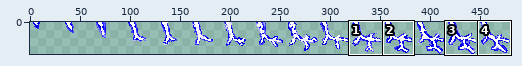
Two states of a sprite sheet, assets/cards/bolt.png. The picture above shows the old version from afar; the outline marks the close-up.
Close-up. Old version:
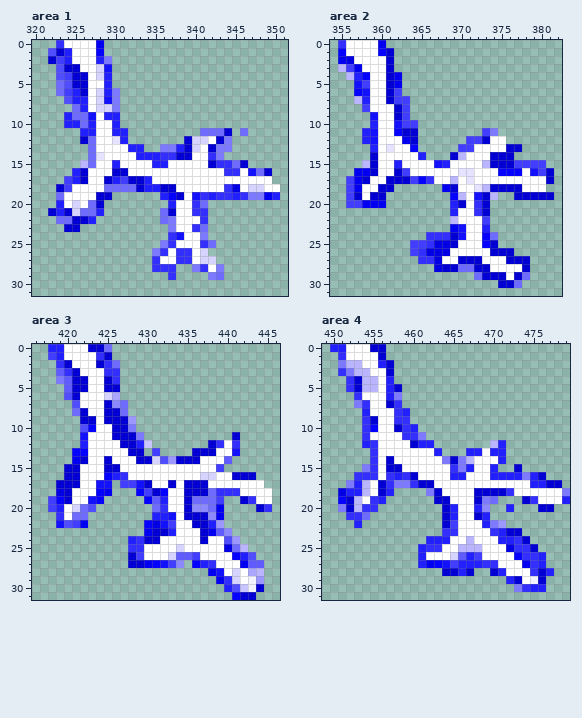
The file is 480x32 pixels. Shown: area 1: x 320..351, y 0..31; area 2: x 354..382, y 0..31; area 3: x 416..446, y 0..31; area 4: x 449..479, y 0..31. The commit also changed other parts of the picture, which this record leaves out.
Once edited:
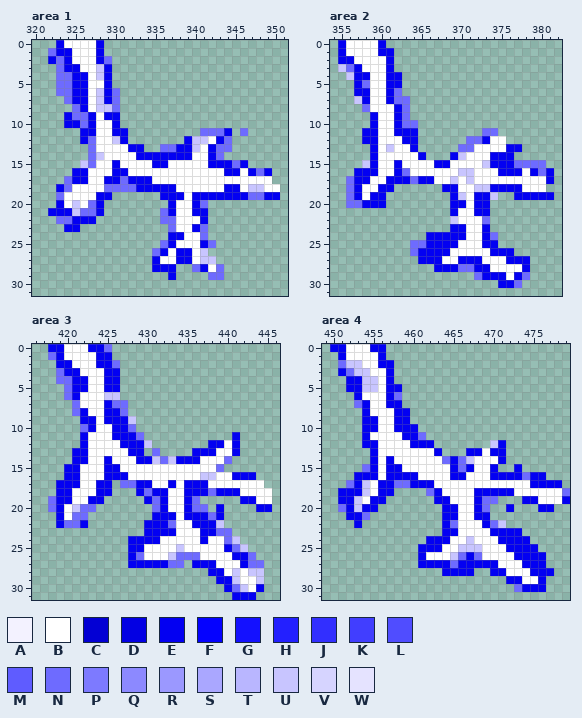
Palette (. is transparent): A #f3f2ff  B #ffffff  C #0300d4  D #0300e3  E #0300f2  F #0502ff  G #1411ff  H #2320ff  J #322fff  K #413eff  L #504dff  M #5f5cff  N #6e6bff  P #7d7aff  Q #8c89ff  R #9b98ff  S #aaa7ff  T #b9b6ff  U #c8c5ff  V #d6d4ff  W #e5e3ff
What changed:
Area 1:
y 0: x 323 J -> E
y 1: x 322..324 LCH -> NEE; x 328 F -> E
y 2: x 322..324 CKH -> ENE; x 328..329 HP -> EN
y 3: x 323..325 LCC -> NEE; x 328..329 VG -> UE
y 4: x 323..326 LKCC -> NNEE; x 328..329 VH -> UE
y 5: x 324..326 LCC -> NEE; x 329 H -> E
y 6: x 324..326 KHC -> NEE; x 328..330 VHP -> UEN
y 7: x 324..326 LHH -> NEE; x 328..330 VGP -> UEN
y 8: x 326 H -> E; x 328..330 VVP -> UUN
y 9: x 324 H -> E; x 327 G -> E; x 329..330 HH -> EE
y 10: x 324..325 HH -> EE; x 327 H -> E; x 330 H -> E
y 11: x 326..327 HH -> EE; x 330..331 HH -> EE; x 344 C -> E
y 12: x 326 C -> E; x 330..331 WH -> UE; x 339..341 CVV -> EUU; x 343..344 CP -> EN
y 13: x 332..333 HH -> EE; x 336..340 PPHCV -> NNEEU; x 342..344 CPP -> ENN
y 14: x 328 W -> U; x 333..339 HHHJJCC -> EEEEEEE; x 342..343 JP -> EN
y 15: x 326 T -> U; x 330 H -> E; x 335..336 HH -> EE; x 342..344 CJJ -> EEE; x 346 C -> E
y 16: x 325..326 HC -> EE; x 330..331 CC -> EE; x 344..345 JJ -> EE; x 347 G -> E; x 349 C -> E
y 17: x 324..326 KHC -> NEE; x 329..334 CHKCCH -> EENEEE
y 18: x 323..324 CK -> EN; x 333..337 CHHCC -> EEEEE; x 344..345 JD -> EE; x 347..348 VV -> UU
y 19: x 328..329 CC -> EE; x 336..338 HFC -> EEE; x 340..348 GJHJJHJPP -> EEEEEEENN; x 350 H -> E
y 20: x 323 H -> E; x 325 V -> U; x 328 C -> E; x 337 H -> E; x 340 J -> E
y 21: x 322..325 CHCV -> EEEU; x 328 H -> E; x 337 C -> E; x 340..341 JJ -> EE
y 22: x 325..327 CCH -> EEE; x 337 P -> N; x 341 J -> E
y 23: x 324..325 CC -> EE; x 337 P -> N; x 340 J -> E
y 24: x 337..338 JG -> EE; x 341 P -> N
y 25: x 336..337 PJ -> NE; x 341 J -> E
y 26: x 335..336 PJ -> NE; x 338..339 JJ -> EE; x 341 V -> U
y 27: x 335 J -> E; x 338..339 JJ -> EE; x 341..342 VV -> UU
y 28: x 335..337 JJJ -> EEE; x 340..341 PJ -> NE; x 343 P -> N
y 29: x 337 J -> E; x 342 P -> N
Area 2:
y 0: x 355 J -> E
y 1: x 355 F -> E; x 360..361 FC -> EE
y 2: x 356 D -> E; x 361 C -> E
y 3: x 355..356 TK -> UN; x 361 C -> E
y 4: x 356..358 THF -> UEE; x 361 C -> E
y 5: x 357..358 GK -> EN; x 361 C -> E
y 6: x 357..358 FG -> EE; x 361..362 CK -> EN
y 7: x 357..358 TH -> UE; x 361..363 CKK -> ENN
y 8: x 358 K -> N; x 362..363 CK -> EN
y 9: x 359 G -> E; x 362..363 CK -> EN
y 10: x 359 H -> E; x 362..364 GKK -> ENN
y 11: x 358..359 HG -> EE; x 362..364 FCC -> EEE; x 373..374 KP -> NN
y 12: x 358..359 HG -> EE; x 364 C -> E; x 371..373 KKC -> NNE
y 13: x 359 H -> E; x 361 W -> U; x 364 F -> E; x 370..371 KK -> NN; x 376..377 CC -> EE
y 14: x 359 C -> E; x 365 H -> E; x 369..370 CT -> EU; x 374..376 CCC -> EEE
y 15: x 358..359 TC -> UE; x 362 H -> E; x 367..368 GH -> EE; x 373..380 TCCCKKKK -> UEEENNNN
y 16: x 359 C -> E; x 362..363 CK -> EN; x 370..371 WW -> UU; x 375..377 FFF -> EEE; x 379..381 GKC -> ENE
y 17: x 356 K -> N; x 358 C -> E; x 361..366 CCCKFJ -> EEENEE; x 369 T -> U; x 371 W -> U; x 381 C -> E
y 18: x 356 K -> N; x 360..361 CC -> EE; x 369 C -> E; x 372..377 WTCCCC -> UUEEEE
y 19: x 356..357 KC -> NE; x 359..360 CC -> EE; x 369..370 FT -> EU; x 372..374 GCT -> EEU; x 377..381 CCCCC -> EEEEE
y 20: x 356..357 KK -> NN; x 369..370 HC -> EE; x 372..373 JC -> EE
y 21: x 369 H -> E; x 372..373 JC -> EE
y 22: x 369 T -> U; x 373 K -> N
y 23: x 370 G -> E; x 373 H -> E
y 24: x 366..370 JJJCG -> EEEEE; x 373 F -> E
y 25: x 364..369 KKJDDC -> NNEEEE; x 373..374 FC -> EE
y 26: x 364..368 KJDDD -> NEEEE; x 374..376 CCC -> EEE
y 27: x 365..367 JJD -> EEE; x 370..372 CCC -> EEE; x 376..378 CCC -> EEE
y 28: x 367..369 DCC -> EEE; x 372..373 CC -> EE; x 378 C -> E
y 29: x 373..375 CCC -> EEE; x 377 C -> E
y 30: x 375..376 CC -> EE
Area 3:
y 0: x 418..419 HH -> EE; x 423..424 CC -> EE
y 1: x 418..419 KH -> NE; x 424..425 JC -> EE
y 2: x 419..420 JC -> EE; x 424..425 CJ -> EE
y 3: x 419..421 MJC -> NEE; x 425..426 JJ -> EE
y 4: x 419..422 PMCC -> NNEE; x 425..426 CJ -> EE
y 5: x 420..422 MCC -> NEE; x 425..426 CC -> EE
y 6: x 420..421 LC -> NE; x 425..426 VS -> UU
y 7: x 421 L -> N; x 425..426 CQ -> EN
y 8: x 422 C -> E; x 425..426 CC -> EE
y 9: x 422..423 CC -> EE; x 425..428 CCCR -> EEEU
y 10: x 422..423 LF -> NE; x 426..428 CCP -> EEN
y 11: x 422 G -> E; x 426..429 CCCP -> EEEN; x 441 C -> E
y 12: x 422 H -> E; x 427..429 CCH -> EEE; x 438..439 CJ -> EE; x 441 J -> E
y 13: x 421..422 FF -> EE; x 428..429 CC -> EE; x 431 K -> N; x 436..438 CCC -> EEE; x 441 G -> E
y 14: x 422 C -> E; x 425 C -> E; x 429..436 CCVLRCCC -> EEUNUEEE; x 440 M -> N
y 15: x 420..421 CC -> EE; x 425..426 CC -> EE; x 439 K -> N
y 16: x 420..421 CC -> EE; x 425..427 FHJ -> EEE; x 437..438 VV -> UU; x 441..443 CCC -> EEE
y 17: x 419..421 CCC -> EEE; x 424..425 GG -> EE; x 427..430 KKGC -> NNEE; x 433 C -> E; x 435..437 CCC -> EEE
y 18: x 419..420 DC -> EE; x 424 F -> E; x 429..432 FKCF -> ENEE; x 435..437 CCC -> EEE; x 439..441 JJJ -> EEE
y 19: x 418..420 KFC -> NEE; x 423..424 GF -> EE; x 430..432 FMH -> ENE; x 435 C -> E; x 437..439 NNK -> ...; x 442..443 CJ -> EE
y 20: x 418..419 KH -> NE; x 421 V -> U; x 423 L -> N; x 432 J -> E; x 435..438 CQQN -> ENN.; x 444..445 CJ -> EE
y 21: x 419 J -> E; x 431..433 HHG -> EEE; x 435..438 CCCQ -> EEEN
y 22: x 419..421 GLK -> ENN; x 430..433 FDGK -> EEEN; x 436..439 CCHR -> EEEU
y 23: x 431..433 CCH -> EEE; x 437 C -> E; x 439..440 MQ -> NN
y 24: x 428..431 HJCC -> EEEE; x 437 C -> E; x 440..441 LR -> NU
y 25: x 428..429 JJ -> EE; x 434 V -> U; x 440 D -> E; x 442 T -> U
y 26: x 428..429 CK -> EN; x 433..436 VMMK -> UNNN; x 441..443 FHL -> EEN
y 27: x 428..429 CC -> EE; x 431..434 FGKQ -> EENN; x 436..438 FHJ -> EEE; x 443..444 MM -> NN
y 28: x 439 G -> E; x 441 V -> U; x 443..444 ST -> UU
y 29: x 440..441 JV -> EU; x 443..444 AR -> BU
y 30: x 440..441 HL -> EN; x 443..444 AC -> BE
y 31: x 441..443 FCC -> EEE
Area 4:
y 0: x 450..451 HH -> EE; x 455..456 CC -> EE
y 1: x 451 J -> E; x 456 C -> E
y 2: x 451..453 PTT -> NUU; x 456..457 HC -> EE
y 3: x 451..454 JPTT -> ENUU; x 457 C -> E
y 4: x 452..455 JCTT -> EEUU; x 457 H -> E
y 5: x 452..455 JCTT -> EEUU; x 457..458 HC -> EE
y 6: x 453 J -> E; x 457..458 HP -> EN
y 7: x 453..454 PJ -> NE; x 457..458 CJ -> EE
y 8: x 454 H -> E; x 458..459 JH -> EE
y 9: x 454..455 JC -> EE; x 458..459 JJ -> EE
y 10: x 454..455 JF -> EE; x 458..460 CJH -> EEE
y 11: x 454 J -> E; x 459..461 JJP -> EEN
y 12: x 454..455 HJ -> EE; x 460..462 CHH -> EEE; x 470..471 TH -> UE
y 13: x 455 J -> E; x 463 H -> E; x 467..468 HH -> EE; x 470..471 HH -> EE
y 14: x 455 J -> E; x 457 C -> E; x 464..467 PCPT -> NENU; x 471 H -> E
y 15: x 454..455 PJ -> NE; x 457..458 CC -> EE; x 465..467 JPH -> ENE; x 470 H -> E; x 473 C -> E
y 16: x 453..455 JJJ -> EEE; x 457..460 JHJC -> EEEE; x 465..466 HH -> EE; x 470..476 HHHHPHC -> EEEENEE
y 17: x 452..454 PHT -> NEU; x 456..462 CJPPJCC -> EENNEEE; x 475..478 HHCC -> EEEE
y 18: x 451..454 DHHT -> EEEU; x 456..457 CH -> EE; x 462..463 PC -> NE; x 468..472 CCCCJ -> EEEEE; x 479 P -> N
y 19: x 451..453 FCT -> EEU; x 455..456 JH -> EE; x 463..464 CC -> EE; x 468..469 CP -> EN; x 474..475 CJ -> EE; x 479 H -> E
y 20: x 451..455 PCTJJ -> NEUEE; x 464..465 CH -> EE; x 468..469 HQ -> EN; x 472 H -> E; x 476..477 CC -> EE
y 21: x 452..453 JJ -> EE; x 464..465 CH -> EE; x 468..469 CH -> EE
y 22: x 453 H -> E; x 464..465 CK -> EN; x 469..471 HPR -> ENU
y 23: x 464..465 JJ -> EE; x 470..473 JHCC -> EEEE
y 24: x 462..464 HHH -> EEE; x 467 T -> U; x 471..474 HHJC -> EEEE
y 25: x 461..463 HJJ -> EEE; x 466..468 TTT -> UUU; x 472..475 DJJC -> EEEE
y 26: x 461 H -> E; x 465..468 VMHK -> UNEN; x 473..476 FJJH -> EEEE
y 27: x 461 H -> E; x 463..470 FGKHHHJJ -> EENEEEEE; x 475..476 JH -> EE
y 28: x 464..467 CCHC -> EEEE; x 470..471 CH -> EE; x 475..477 JCH -> EEE
y 29: x 472..473 HC -> EE; x 475..476 AC -> BE
y 30: x 473..476 PJHH -> NEEE
